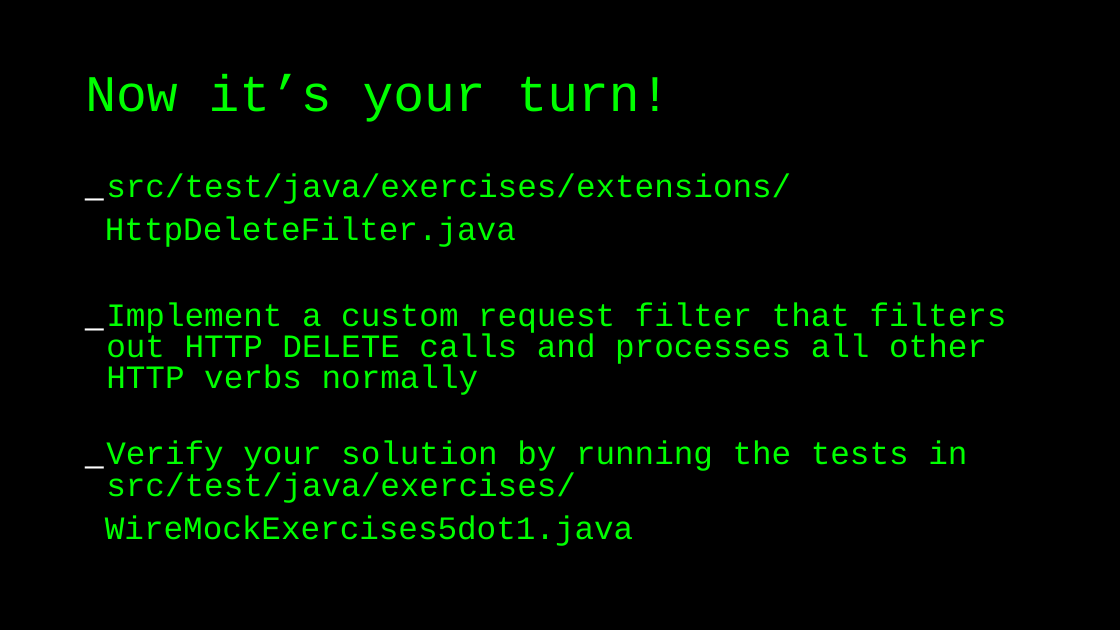
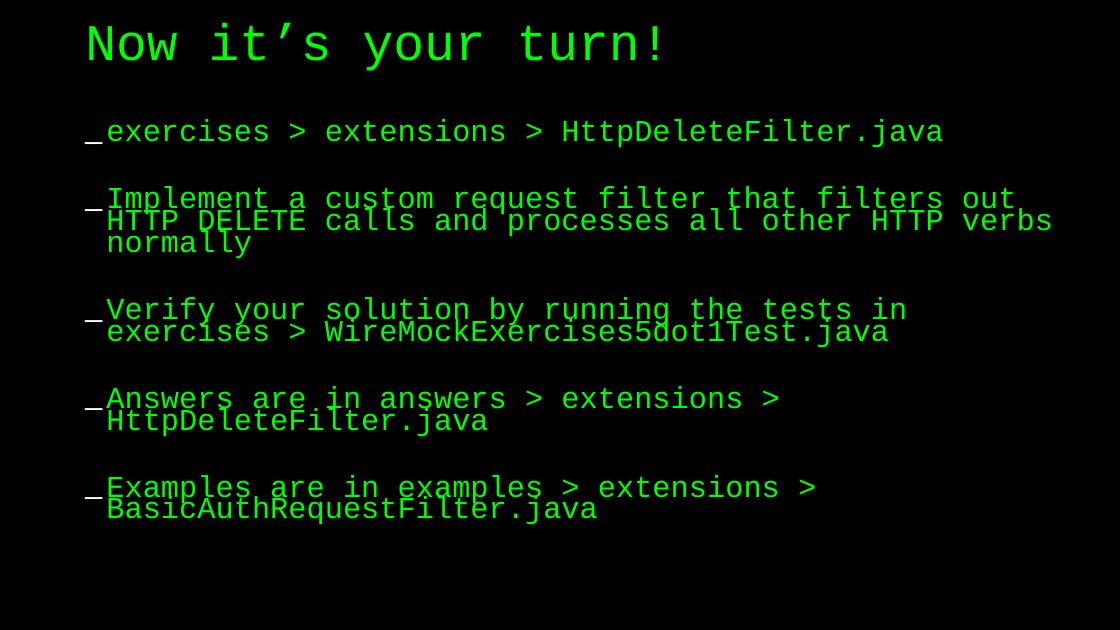
Before and after one commit to basdijkstra/wiremock-workshop, a slide deck: slide 60 of wiremock_workshop.odp (slide 54 before the commit). Drawn at 1120x630 pixels with LibreOffice and Linux fonts; fonts in the diff are those of the drawing. Boxes give left, top, right and bottom in pixels: in the first picture for what was removed or moved away, otherwise in the second. Text is boxed around its words. In the diff, an @@ line names an element or a change of style, - is before the commit and + after.

```diff
--- a/wiremock_workshop.odp
+++ b/wiremock_workshop.odp
@@ title "Now it’s your turn!": place and size @@
-title "Now it’s your turn!" at bbox=[85, 73, 671, 122]
+title "Now it’s your turn!" at bbox=[85, 22, 671, 71]
@@ text "exercises > extensions > HttpDeleteFilter.java": place and size @@
-text "exercises > extensions > HttpDeleteFilter.java" at bbox=[105, 173, 1007, 546]
+text "exercises > extensions > HttpDeleteFilter.java" at bbox=[106, 120, 1053, 525]
@@ text at bbox=[106, 120, 943, 148]: text changed; size 28 to 26 pt @@
-_ src/test/java/exercises/extensions/
-HttpDeleteFilter.java
+_ exercises > extensions > HttpDeleteFilter.java
@@ text at bbox=[106, 187, 1053, 259]: size 28 to 26 pt in "Implement a custom request filter that filters ..."; line spacing 0.8 to 0.6 @@
@@ text at bbox=[106, 297, 907, 525]: text changed; size 28 to 26 pt @@
-_ Verify your solution by running the tests in src/test/java/exercises/
-WireMockExercises5dot1.java
+_ Verify your solution by running the tests in exercises > WireMockExercises5dot1Test.java
+_ Answers are in answers > extensions > HttpDeleteFilter.java
+_ Examples are in examples > extensions > BasicAuthRequestFilter.java
```
Also in this commit, not shown: 18 other slides changed, 7 slides added, 1 slide removed, 2 other files.
